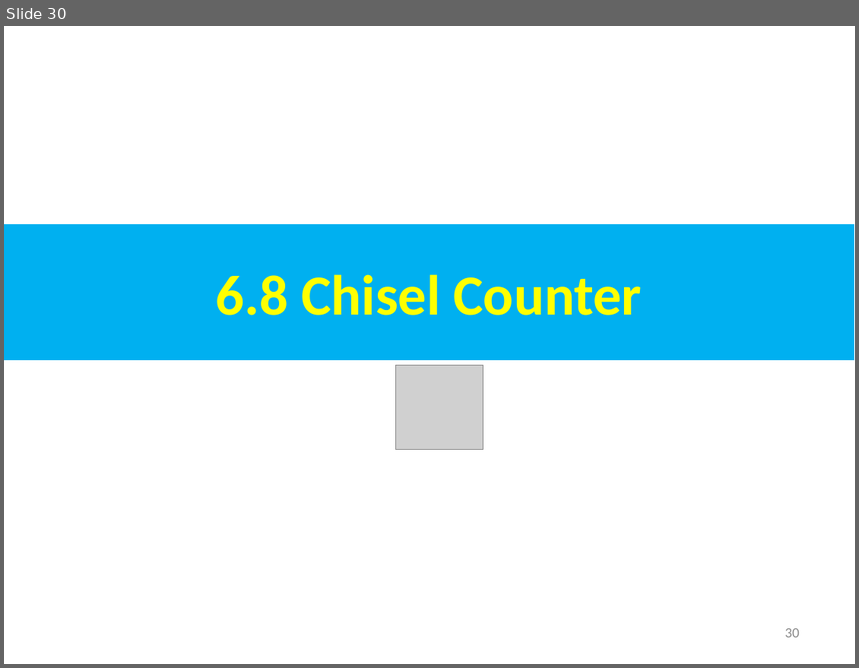
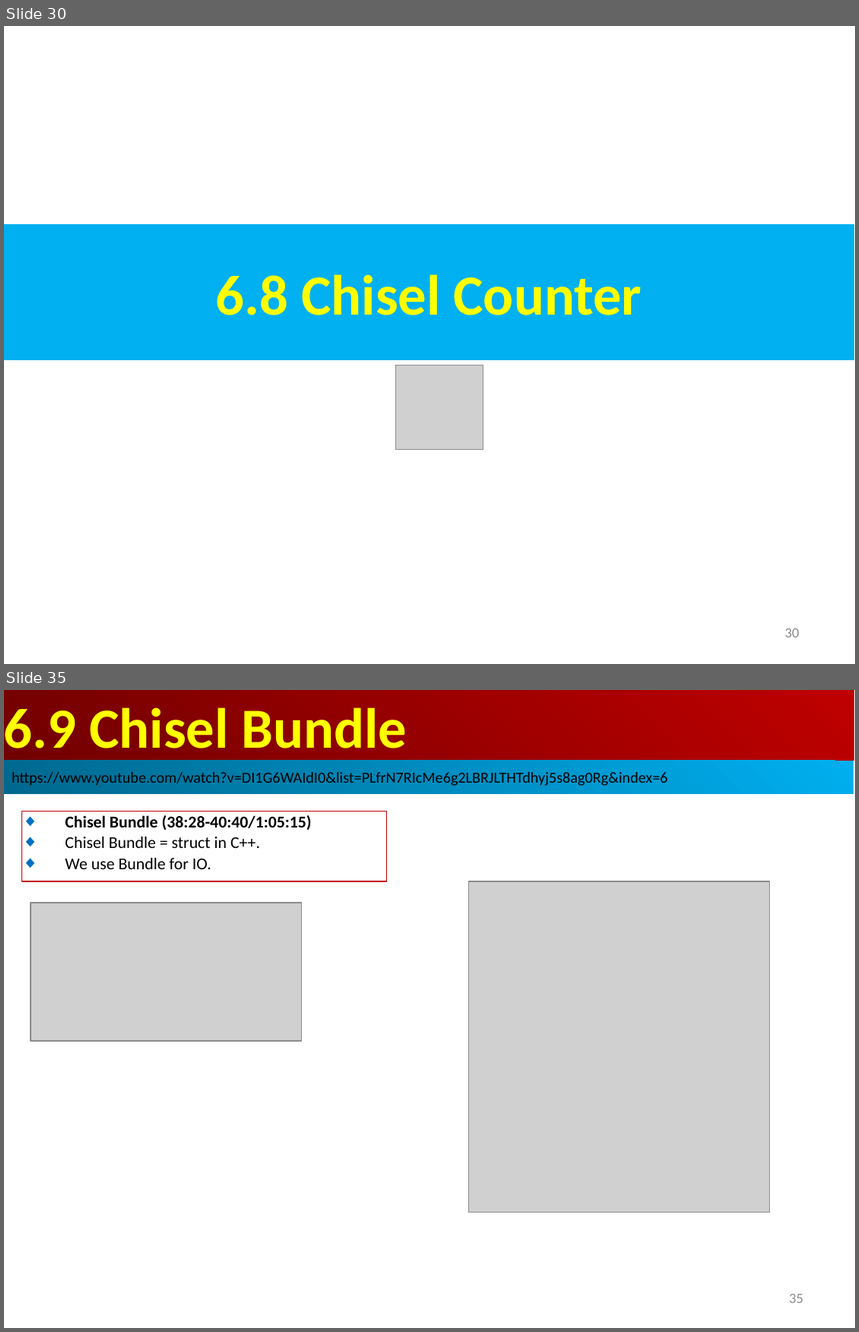
Before and after one commit to peterhchen/AIU_CS800_Chisel, a slide deck: 500_UCSC_HWD/006_Encap/000_Video/006.Encap.ppt. Shown one above the other, each under a label of ours: slide 30 before the commit, slides 30 and 35 after it; the slides between them are not shown. The pictures are 859x668 and 859x1332 pixels, drawn with LibreOffice and Linux fonts; fonts in the diff are those of the drawing; grey boxes stand for pictures. Boxes give left, top, right and bottom in pixels: in the first picture for what was removed or moved away, otherwise in the second. Text is boxed around its words. In the diff, an @@ line names an element or a change of style, - is before the commit and + after.

```diff
--- a/500_UCSC_HWD/006_Encap/000_Video/006.Encap.ppt
+++ b/500_UCSC_HWD/006_Encap/000_Video/006.Encap.ppt
@@ slide 35 added at bbox=[4, 690, 855, 1328], background #FFFFFF @@
@@ rectangle added at bbox=[4, 690, 854, 761], fill gradient #BF0000 to #710000, 48 pt, text #FFFF00, bold @@
+6.9 Chisel Bundle
@@ rectangle added at bbox=[4, 761, 854, 794], fill gradient #00AFEF to #00688E, 13 pt, text #000000 @@
+https://www.youtube.com/watch?v=DI1G6WAIdI0&list=PLfrN7RIcMe6g2LBRJLTHTdhyj5s8ag0Rg&index=6
@@ rectangle added at bbox=[22, 811, 387, 882], outline #C00000 0.74 pt, 14 pt, text #000000 @@
+◆ Chisel Bundle (38:28-40:40/1:05:15)
+◆ Chisel Bundle = struct in C++.
+◆ We use Bundle for IO.
@@ picture added at bbox=[469, 882, 770, 1213] @@
@@ picture added at bbox=[31, 903, 302, 1042] @@
@@ page number added at bbox=[789, 1294, 804, 1303], 12 pt, text #8B8B8B @@
+35
```
Also in this commit, not shown: 21 slides changed, 20 other slides added.
